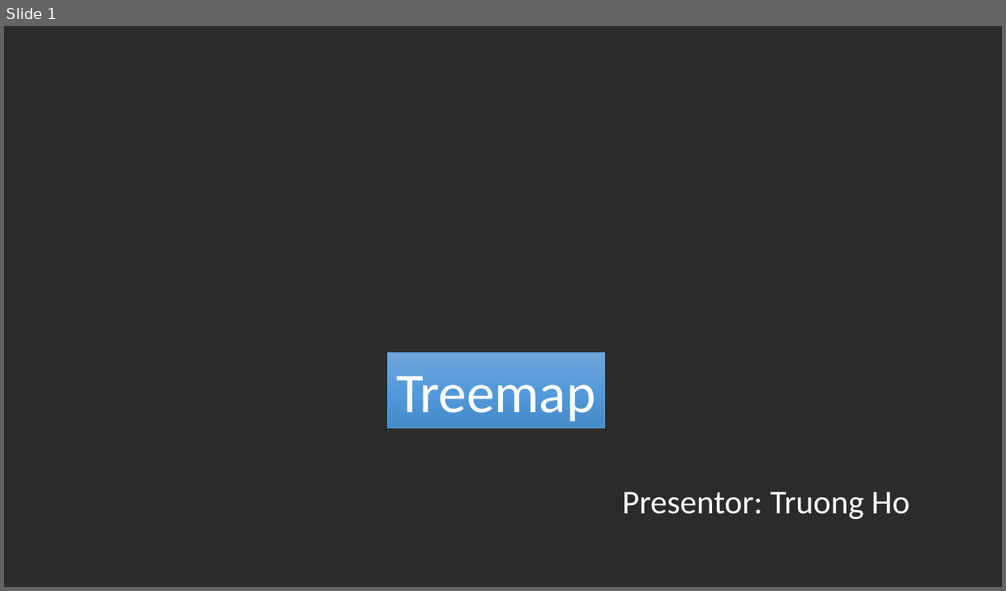
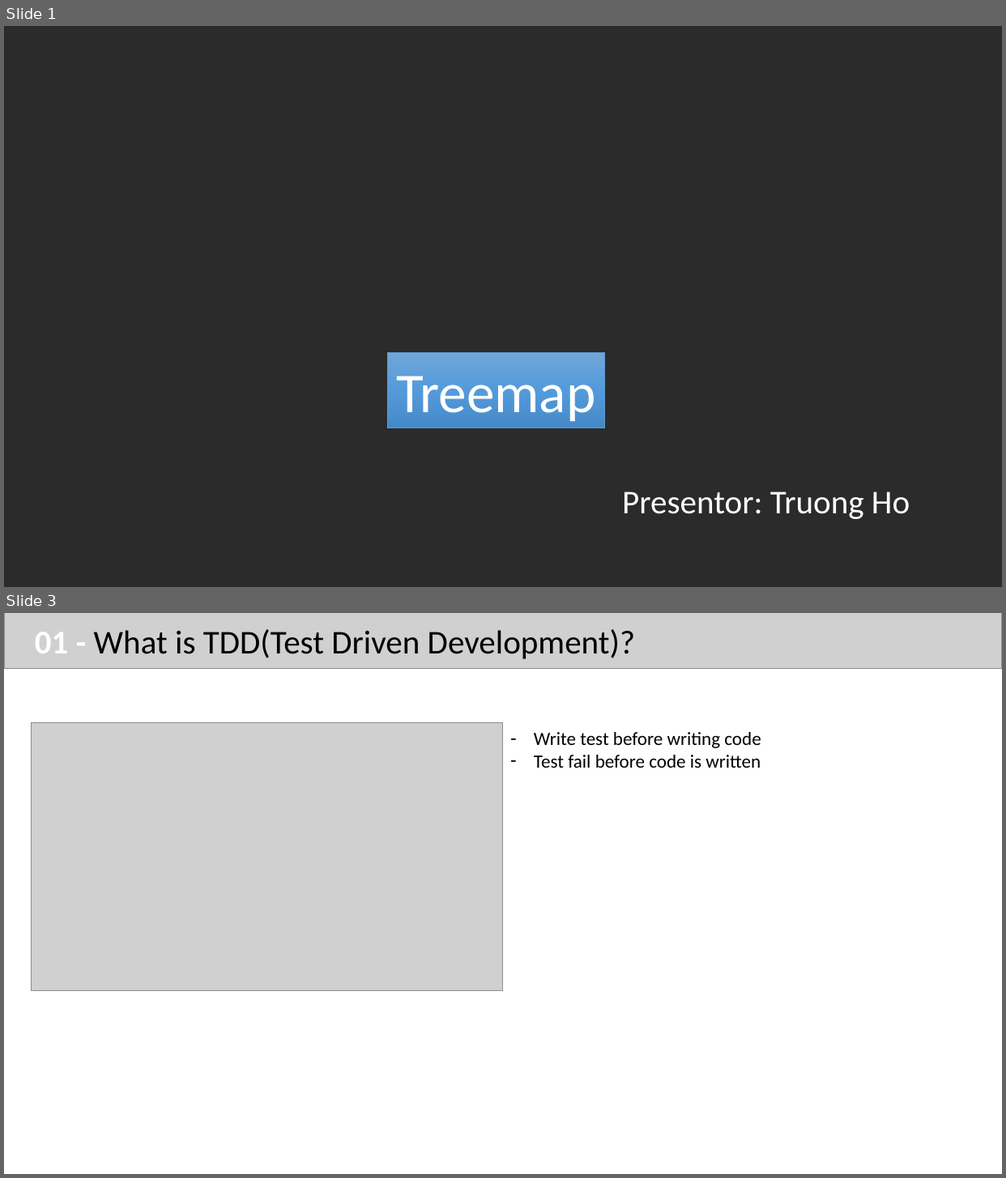
Before and after one commit to trungvn222/tranning-test, a slide deck: D3-training.pptx. Shown one above the other, each under a label of ours: slide 1 before the commit, slides 1 and 3 after it; the slides between them are not shown. The pictures are 1006x591 and 1006x1178 pixels, drawn with LibreOffice and Linux fonts; fonts in the diff are those of the drawing; grey boxes stand for pictures; background and template pictures are left out; a plain dark background stands for a picture behind light text. Boxes give left, top, right and bottom in pixels: in the first picture for what was removed or moved away, otherwise in the second. Text is boxed around its words. In the diff, an @@ line names an element or a change of style, - is before the commit and + after.

```diff
--- a/D3-training.pptx
+++ b/D3-training.pptx
@@ slide 3 added at <box>4,613,1002,1174</box>, background #FFFFFF @@
@@ picture added at <box>4,613,1002,668</box> @@
@@ text added at <box>35,629,635,659</box>, 32 pt, text #000000 @@
+01 - What is TDD(Test Driven Development)?
@@ picture added at <box>31,723,503,991</box> @@
@@ text added at <box>534,732,761,768</box>, 18 pt, text #000000 @@
+– Write test before writing code
+– Test fail before code is written
```
Also in this commit, not shown: 7 other slides added, 4 slides removed, 4 other files.
